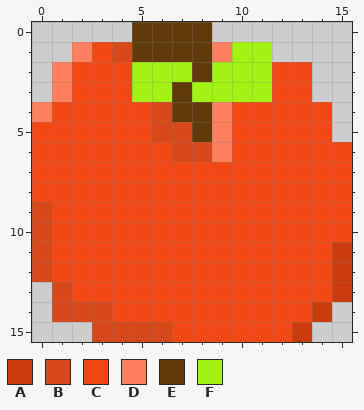
Two states of a pixel-art sprite, images/tiles/apple.png. Above: the version before the commit.
The file is 16x16 pixels.
Palette (. is transparent): A #ca3c10  B #d7481b  C #f24914  D #ff7f5f  E #613a09  F #a2f214
Pixels before, first column x 0:
 0 .....EEEE.......
 1 ..DCBEEEEDFF....
 2 .DCCCFFFEFFFCC..
 3 .DCCCFFEFFFFCC..
 4 DCCCCCBEEDCCCCC.
 5 CCCCCCBBEDCCCCC.
 6 CCCCCCCBBDCCCCCC
 7 CCCCCCCCCCCCCCCC
 8 CCCCCCCCCCCCCCCC
 9 BCCCCCCCCCCCCCCC
10 BCCCCCCCCCCCCCCC
11 BCCCCCCCCCCCCCCA
12 BCCCCCCCCCCCCCCA
13 .BCCCCCCCCCCCCCA
14 .BBBCCCCCCCCCCA.
15 ...BBBBCCCCCCA..
After:
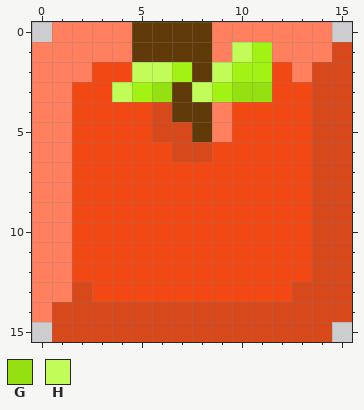
Colours new in this view: G #95e010  H #c1fc59
Log entry: Detect snakecharmer/apple collisions
Edits made:
Changed rows in their new state; - is an unchanged pixel.
first column x 0:
 0 -DDDD----DDDDDD-
 1 DD-DD-----H-DDDB
 2 D-D--HH--H---DBB
 3 D---H-G-H-GG--BB
 4 -D------------BB
 5 DD------------BB
 6 DD-------C----BB
 7 DD------------BB
 8 DD------------BB
 9 DD------------BB
10 DD------------BB
11 DD------------BB
12 DD------------BB
13 DDB----------BBB
14 D---BBBBBBBBBBBB
15 -BB----BBBBBBBB-
